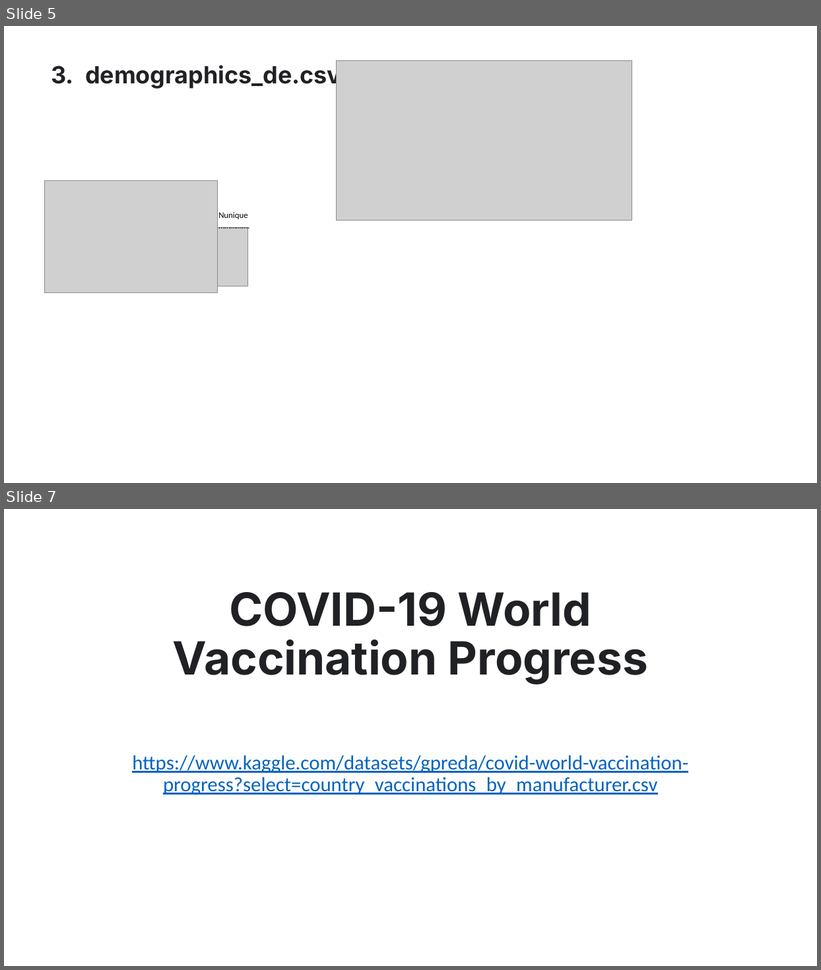
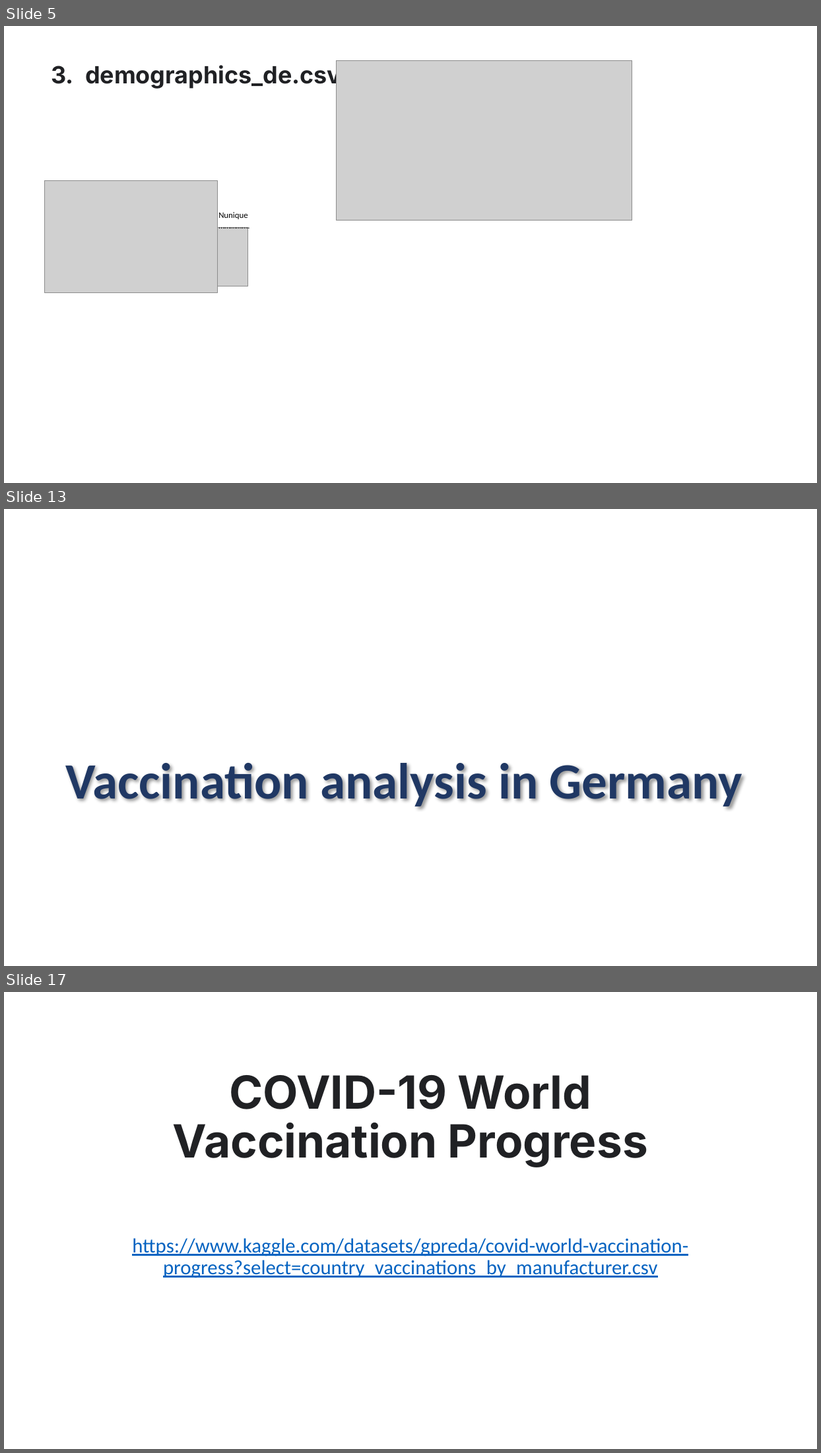
Before and after one commit to doctorf72/Naya-Practical-Data-Science-EDA-Project, a slide deck: initial analysis.pptx. Shown one above the other, each under a label of ours: slides 5 and 7 before the commit, slides 5, 13 and 17 after it; the slides between them are not shown. The pictures are 821x970 and 821x1453 pixels, drawn with LibreOffice and Linux fonts; fonts in the diff are those of the drawing; grey boxes stand for pictures; background and template pictures are left out. Boxes give left, top, right and bottom in pixels: in the first picture for what was removed or moved away, otherwise in the second. Text is boxed around its words. In the diff, an @@ line names an element or a change of style, - is before the commit and + after.

```diff
--- a/initial analysis.pptx
+++ b/initial analysis.pptx
@@ slide 13 added at (x1=4, y1=509, x2=817, y2=966), background #FFFFFF @@
@@ title added at (x1=65, y1=763, x2=743, y2=809), 60 pt, text #203864, bold @@
+Vaccination analysis in Germany
@@ what was slide 7 is now slide 17 @@
```
Also in this commit, not shown: 1 slide changed, 9 other slides added.
